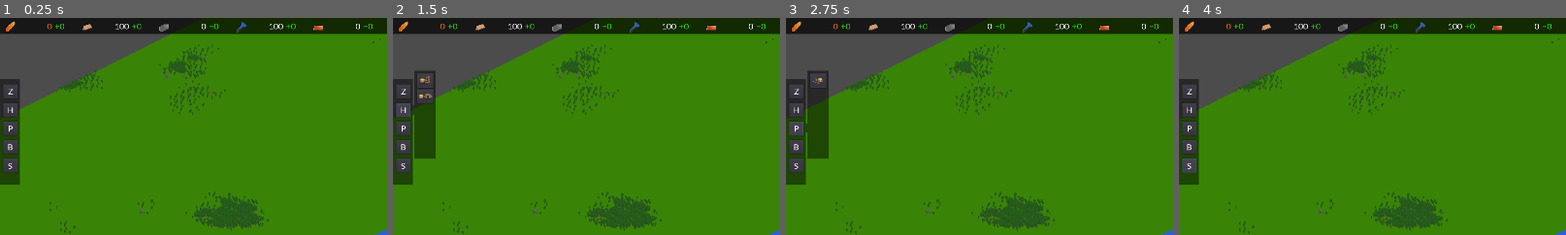
Above: before the commit, frames 1-4 (left to right).
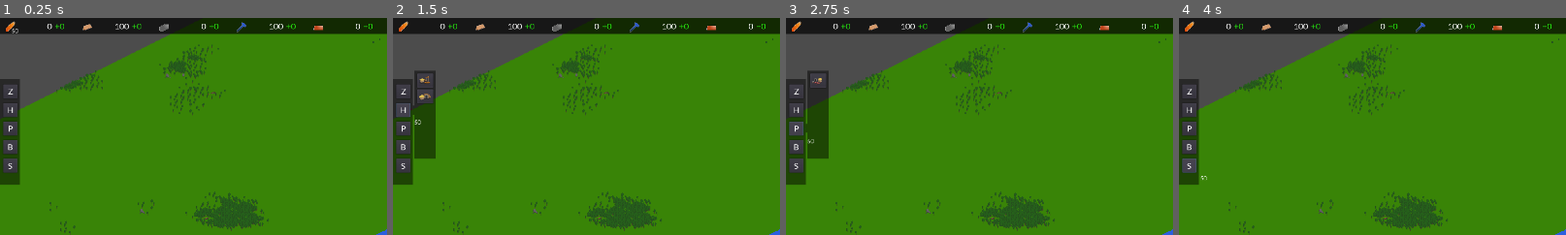
Above: after the commit, the same moments.

Repository: z-van-baars/uruk
Game: Godot game, scene res://Scenes/Main.tscn
Two runs of this game, one before a commit and one after it. Both use one fixed random seed, a clock stepped at 60 frames per second and the inputs below.
Inputs:
- Up to frame 1 (0.25 s): no input
- Up to frame 2 (1.5 s): click "Z" at 0.5 s; click "H" at 1.25 s
- Up to frame 3 (2.75 s): click "P" at 2 s
- Up to frame 4 (4 s): click "B" at 2.75 s; click "S" at 3.5 s
The pictures show only the part of the screen within x 0-50%, y 0-50%; the shares and areas given below are measured in that part.

The runs differ from the first frame. In frame 1, less than 0.1% of the frame differs, in the area x 3-14%, y 2-8%; in frame 2, 0.1%, in the area x 5-14%, y 2-50%; in frame 3, less than 0.1%; in frame 4, less than 0.1%.

Commit message:
working on distance based auras

Diff:
--- a/Scenes/Main.tscn
+++ b/Scenes/Main.tscn
@@ -531,7 +531,6 @@
 }
 
 [node name="Value" type="Label" parent="UILayer/ResourceBar/ResourceBoxes/Grain"]
-modulate = Color( 0.933333, 0.439216, 0.054902, 1 )
 margin_left = 39.7263
 margin_top = 8.0
 margin_right = 129.726
@@ -1449,6 +1448,19 @@
 }
 
 [node name="CostLabel" type="Label" parent="UILayer/Cursor/CostBox"]
+margin_left = 28.0
+margin_top = 22.0
+margin_right = 82.0
+margin_bottom = 79.0
+custom_fonts/font = SubResource( 11 )
+text = "15 wood
+25 stone
+30 labor"
+__meta__ = {
+"_edit_use_anchors_": false
+}
+
+[node name="LandValueLabel" type="Label" parent="UILayer/Cursor"]
 margin_left = 28.0
 margin_top = 22.0
 margin_right = 82.0
--- a/Scripts/Building.gd
+++ b/Scripts/Building.gd
@@ -25,12 +25,14 @@
 	"mine": {},
 	"smelter": {},
 	"lumber camp": {}}
+
+"""Field to affect, radius, value, flat effect or distanced"""
 var aura_type = {
-	"farm1": ["land value", 3, -1],
+	"farm1": ["land value", 3, -1, false],
 	"house1": null,
-	"barracks": ["security", 3, 1],
-	"temple": ["land value", 3, 2],
-	"market": ["land value", 5, 1]}
+	"barracks": ["security", 3, 1, false],
+	"temple": ["land value", 3, 2, true],
+	"market": ["land value", 5, 1, true]}
 
 var tick_consumption = {
 	"farm1": {"labor": 1},
@@ -48,9 +50,7 @@
 	building_type = building_name
 	aura_effect = aura_type[building_name]
 	if aura_effect != null:
-		print(aura_effect)
 		aura_tiles = tools.get_nearby_tiles(coordinates, aura_effect[1], true)
-		print(aura_tiles)
 		enact_aura()
 	$Sprite.load_building_sprite(building_name)
 
@@ -65,10 +65,10 @@
 
 func enact_aura():
 	if aura_effect == null: return
-	print(aura_effect[0])
 	var aura_map = aura_fields[aura_effect[0]]
-	print("aura tiles: ")
 	for tile in aura_tiles:
-		print(tile)
-		aura_map[tile.y][tile.x] += aura_effect[2]
-		print(aura_map[tile.y][tile.x])
+		var tile_value = aura_effect[2]
+		if aura_effect[3] == true:
+			var d = tools.distance(tile.x, tile.y, coordinates.x, coordinates.y)
+			tile_value *= (aura_effect[1] - d / aura_effect[1] + 1)
+		aura_map[tile.y][tile.x] += tile_value
--- a/Scripts/Buildings.gd
+++ b/Scripts/Buildings.gd
@@ -19,7 +19,8 @@
 	"temple": {"wood": 1},
 	"market": {"wood": 2},
 	"lumber camp": {"wood": 1,
-					"labor": 1}}
+					"labor": 1},
+	"mine": {"wood": 1}}
 
 var building_scene = preload("res://Scenes/Building.tscn")
 
--- a/Scripts/UI/Cursor.gd
+++ b/Scripts/UI/Cursor.gd
@@ -3,6 +3,7 @@
 onready var tile_map = get_tree().root.get_node("Main/WorldGen/TerrainTileMap")
 onready var selection_box = get_tree().root.get_node("Main/WorldGen/SelectionBox")
 onready var build_cursor = get_tree().root.get_node("Main/BuildCursor")
+onready var land_value_map = get_tree().root.get_node("Main/WorldGen").land_value_map
 var selected_tile
 var pos
 
@@ -19,6 +20,8 @@
 		$CursorSprites.modulate = Color.limegreen
 	selection_box.selected_tile = selected_tile
 	build_cursor.selected_tile = selected_tile
+	var land_value = land_value_map[selected_tile.y][selected_tile.x]
+	$LandValueLabel.text = str(land_value)
 
 func get_selected_tile():
 	return selected_tile
Binary file changed: Assets/buildings/lumbercamp.png
Binary file changed: Assets/buildings/mine.png
Binary file changed: Assets/buildings/smelter.png
Not shown, changed: Assets/tile_mockups.psd
